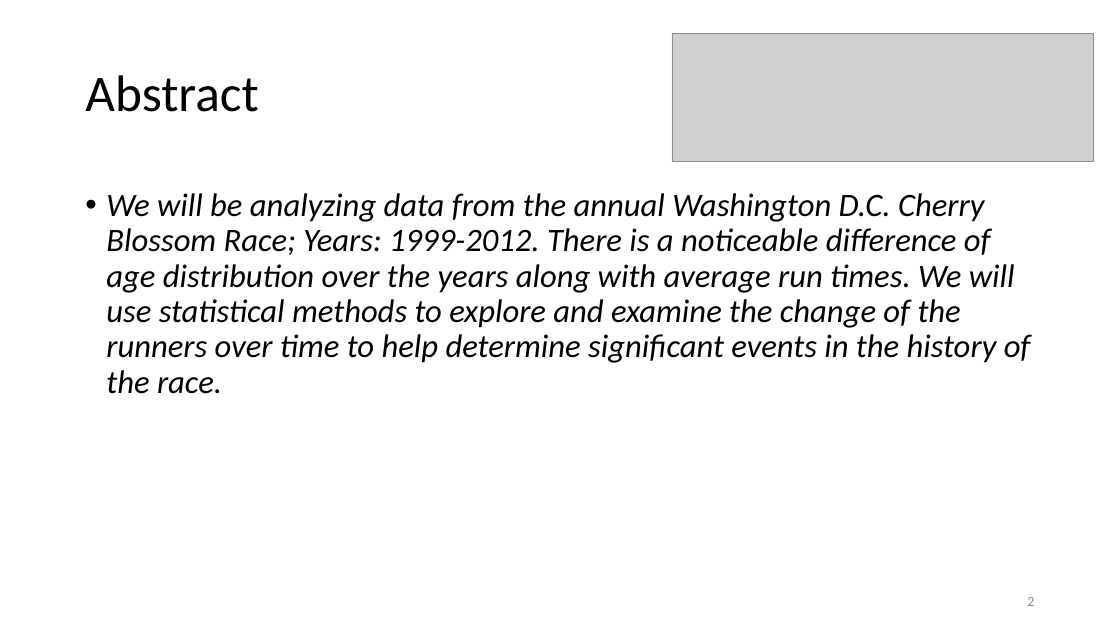
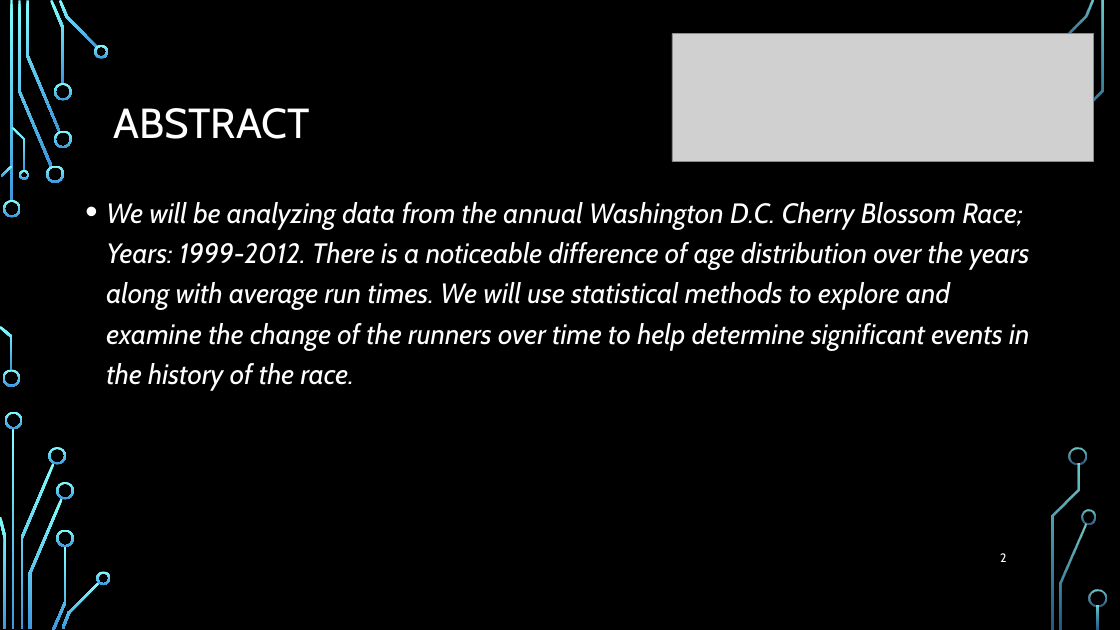
Before and after one commit to elkinst65/QTW_08, a slide deck: slide 2 of infographic.pptx. Drawn at 1120x630 pixels with LibreOffice and Linux fonts; fonts in the diff are those of the drawing; grey boxes stand for pictures; background and template pictures are left out. Boxes give left, top, right and bottom in pixels: in the first picture for what was removed or moved away, otherwise in the second. Text is boxed around its words. In the diff, an @@ line names an element or a change of style, - is before the commit and + after.

Commit message:
Added background. Will need to organize

```diff
--- a/infographic.pptx
+++ b/infographic.pptx
@@ background #FFFFFF to picture (left out) @@
@@ title at [113,108,310,139]: text changed; size 44 to 36 pt; font Calibri to Cabin; text colour #000000 to #FFFFFF @@
-Abstract
+ABSTRACT
@@ text "We will be analyzing data ..." at [106,202,1029,390]: size 28 to 24 pt, font Calibri to Cabin, text colour #000000 to #FFFFFF; line spacing 0.9 to 1.2 @@
@@ page number: place and size @@
-page number at [1027,597,1034,606]
+page number at [1000,553,1006,562]
@@ page number at [1000,553,1006,562]: size 12 to 10.5 pt, font Calibri to Cabin, text colour #8C8C8C to #FFFFFF @@
@@ group added at [0,0,1107,630]: 31 freeform shapes, 3 rectangles @@
```
Also in this commit, not shown: 16 other slides changed, 2 slides added.
